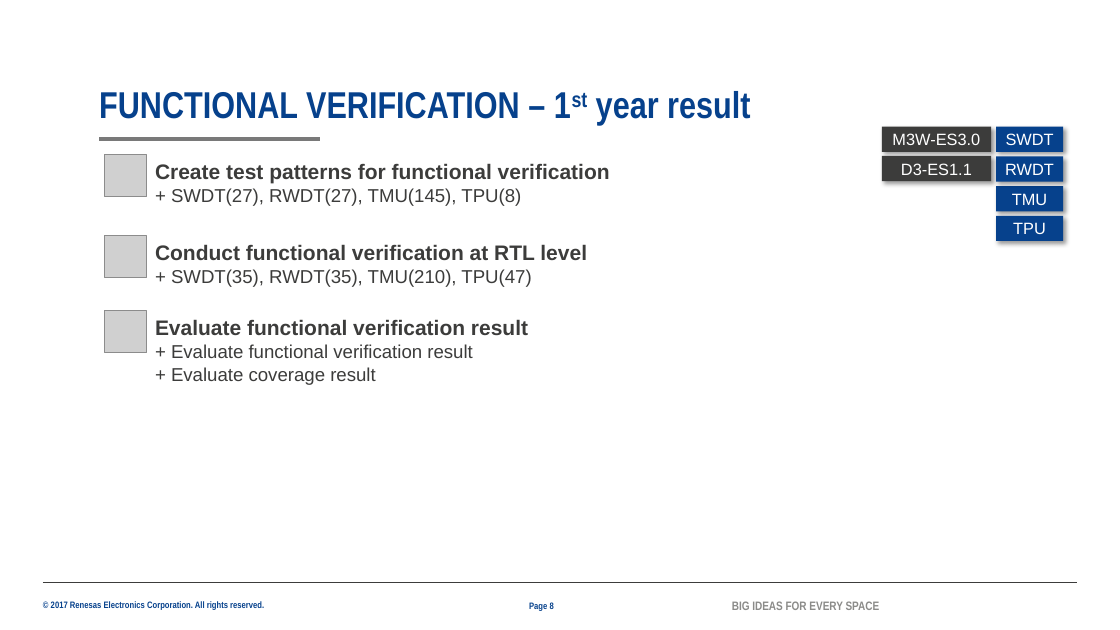
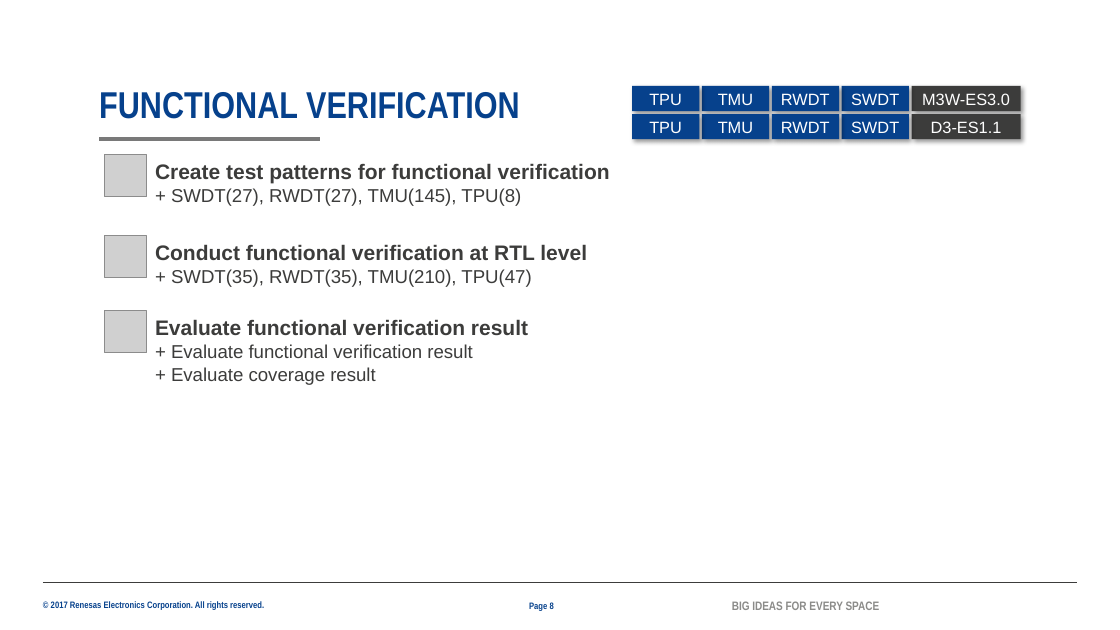
Before and after one commit to lesyhau/bridge, a slide deck: slide 8 of mms.pptx. Drawn at 1120x630 pixels with LibreOffice and Linux fonts; fonts in the diff are those of the drawing; grey boxes stand for pictures; background and template pictures are left out. Boxes give left, top, right and bottom in pixels: in the first picture for what was removed or moved away, otherwise in the second. Text is boxed around its words. In the diff, an @@ line names an element or a change of style, - is before the commit and + after.

```diff
--- a/mms.pptx
+++ b/mms.pptx
@@ mirrored in 6 elements at bbox=[912, 86, 1021, 111], bbox=[912, 114, 1021, 139], bbox=[842, 114, 909, 139], bbox=[702, 86, 770, 111], bbox=[772, 86, 839, 111], bbox=[633, 86, 700, 111] @@
@@ rectangle "TPU": place and size @@
-rectangle "TPU" at bbox=[996, 216, 1064, 241]
+rectangle "TPU" at bbox=[633, 86, 700, 111]
@@ rectangle "TMU": place and size @@
-rectangle "TMU" at bbox=[996, 187, 1064, 212]
+rectangle "TMU" at bbox=[702, 86, 770, 111]
@@ rectangle "RWDT": place and size @@
-rectangle "RWDT" at bbox=[996, 156, 1064, 181]
+rectangle "RWDT" at bbox=[772, 86, 839, 111]
@@ rectangle added at bbox=[842, 86, 909, 111], fill #06418C, 14 pt, text #FFFFFF @@
+SWDT
@@ rectangle "M3W-ES3.0": place and size @@
-rectangle "M3W-ES3.0" at bbox=[882, 127, 991, 152]
+rectangle "M3W-ES3.0" at bbox=[912, 86, 1021, 111]
@@ title at bbox=[99, 92, 520, 119]: text changed @@
-FUNCTIONAL VERIFICATION – 1st year result
+FUNCTIONAL VERIFICATION
@@ rectangle added at bbox=[633, 114, 700, 139], fill #06418C, 14 pt, text #FFFFFF @@
+TPU
@@ rectangle added at bbox=[702, 114, 770, 139], fill #06418C, 14 pt, text #FFFFFF @@
+TMU
@@ rectangle added at bbox=[772, 114, 839, 139], fill #06418C, 14 pt, text #FFFFFF @@
+RWDT
@@ rectangle "SWDT": place and size @@
-rectangle "SWDT" at bbox=[996, 127, 1064, 152]
+rectangle "SWDT" at bbox=[842, 114, 909, 139]
@@ rectangle "D3-ES1.1": place and size @@
-rectangle "D3-ES1.1" at bbox=[882, 156, 991, 181]
+rectangle "D3-ES1.1" at bbox=[912, 114, 1021, 139]
```
Also in this commit, not shown: 9 other slides changed.
